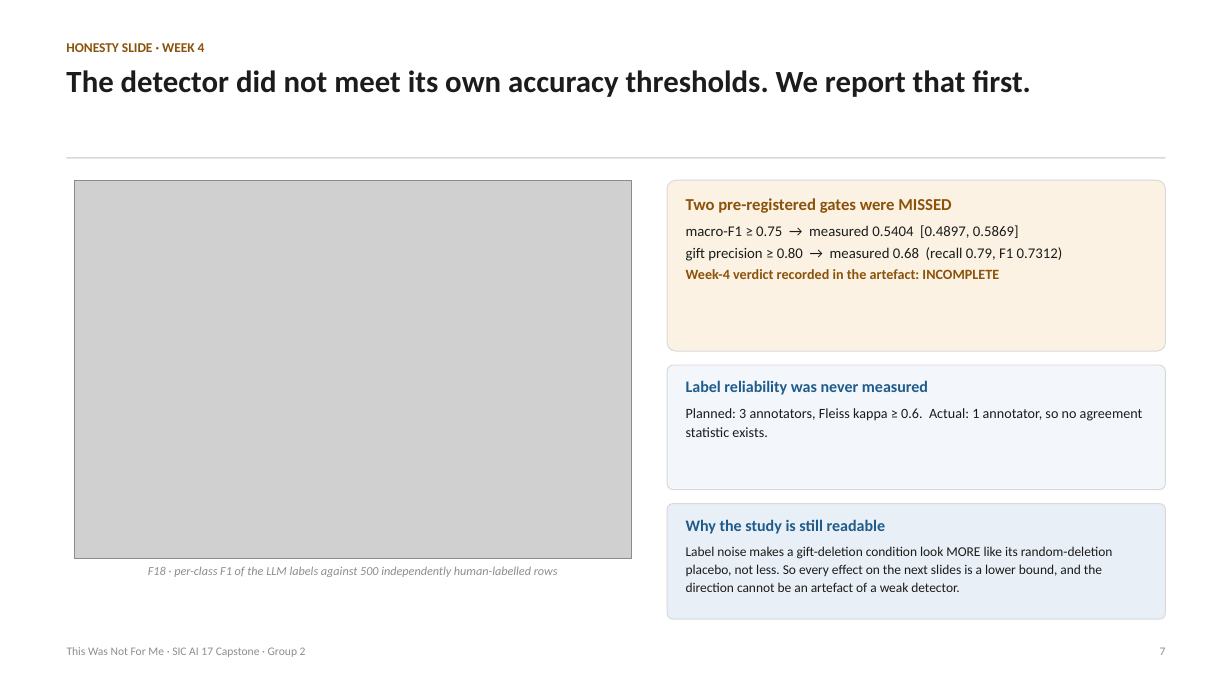
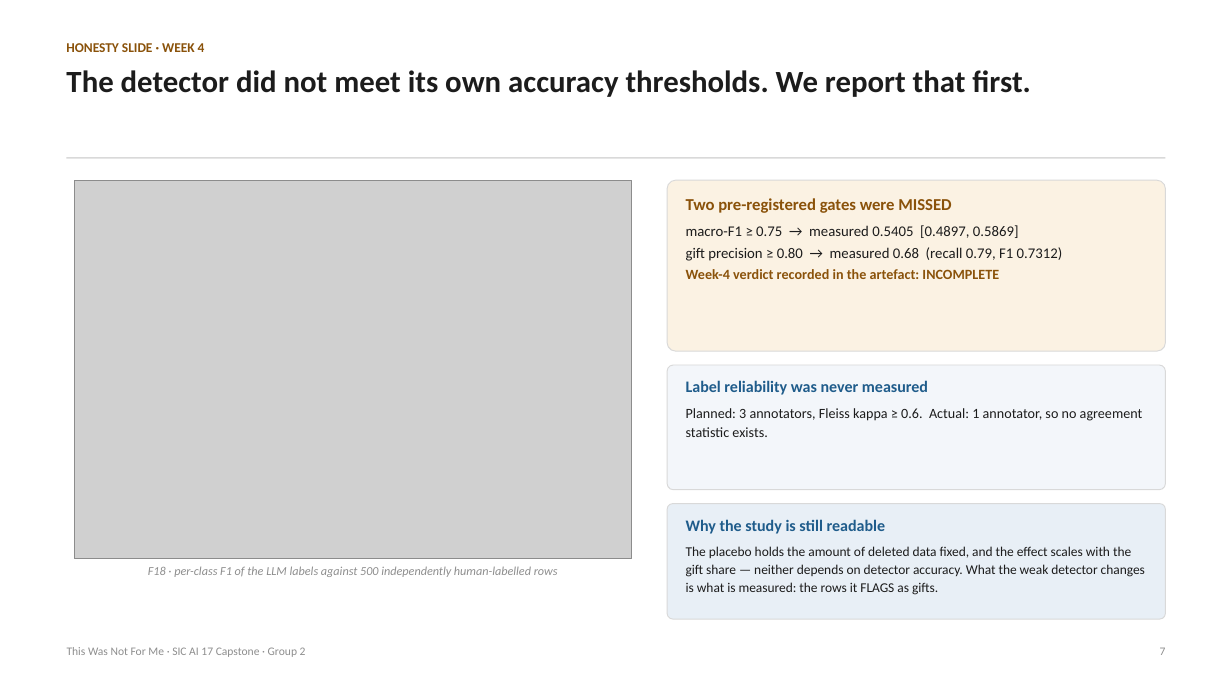
Before and after one commit to edasaruhan/SIC_AI_17_Capstone_Group_2, a slide deck: slide 7 of presentation/SIC_AI_17_Group_2.pptx. Drawn at 1232x693 pixels with LibreOffice and Linux fonts; fonts in the diff are those of the drawing; grey boxes stand for pictures. Boxes give left, top, right and bottom in pixels: in the first picture for what was removed or moved away, otherwise in the second. Text is boxed around its words. In the diff, an @@ line names an element or a change of style, - is before the commit and + after.

```diff
--- a/presentation/SIC_AI_17_Group_2.pptx
+++ b/presentation/SIC_AI_17_Group_2.pptx
@@ text at (686, 225, 1019, 238): text changed @@
-macro-F1 ≥ 0.75 → measured 0.5404 [0.4897, 0.5869]
+macro-F1 ≥ 0.75 → measured 0.5405 [0.4897, 0.5869]
@@ text at (686, 546, 1145, 595): text changed @@
-Label noise makes a gift-deletion condition look MORE like its random-deletion placebo, not less. So every effect on the next slides is a lower bound, and the direction cannot be an artefact of a weak detector.
+The placebo holds the amount of deleted data fixed, and the effect scales with the gift share — neither depends on detector accuracy. What the weak detector changes is what is measured: the rows it FLAGS as gifts.
```
Also in this commit, not shown: 5 other slides changed, 16 other files.
